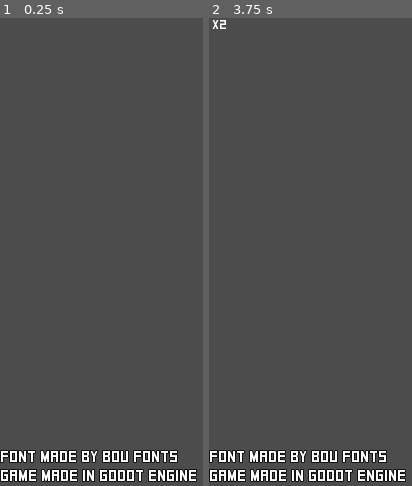
Above: before the commit, frames 1-2 (left to right).
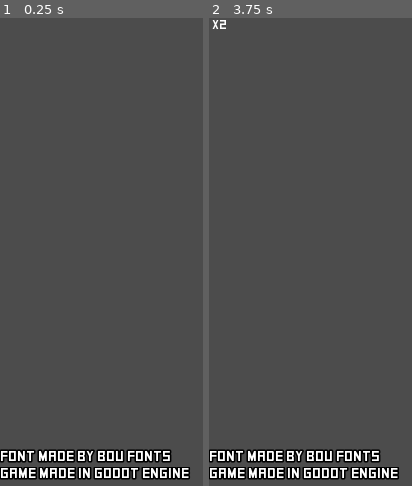
Above: after the commit, the same moments.

Repository: the-alex-g/CornerstoneCompo2022
Game: Godot game, scene res://Main.tscn
Same seed, same stepped clock (60 frames per second), same inputs: the game is played once before the commit and once after it.
Inputs:
- Up to frame 1 (0.25 s): no input
- Up to frame 2 (3.75 s): tap Enter at 0.5, 2, 3.5 s; tap Space at 1.25, 2.75 s

The runs differ from the first frame. In frame 1, 4.3% of the frame differs, in the area x 0-98%, y 92-100%; in frame 2, 4.3%.

Commit message:
Tweak font settings

Diff:
--- a/project/Fonts/Display.tres
+++ b/project/Fonts/Display.tres
@@ -3,7 +3,7 @@
 [ext_resource path="res://Fonts/raw/Square.ttf" type="DynamicFontData" id=1]
 
 [resource]
-size = 20
-outline_size = 1
+size = 18
+outline_size = 2
 outline_color = Color( 0, 0, 0, 1 )
 font_data = ExtResource( 1 )
